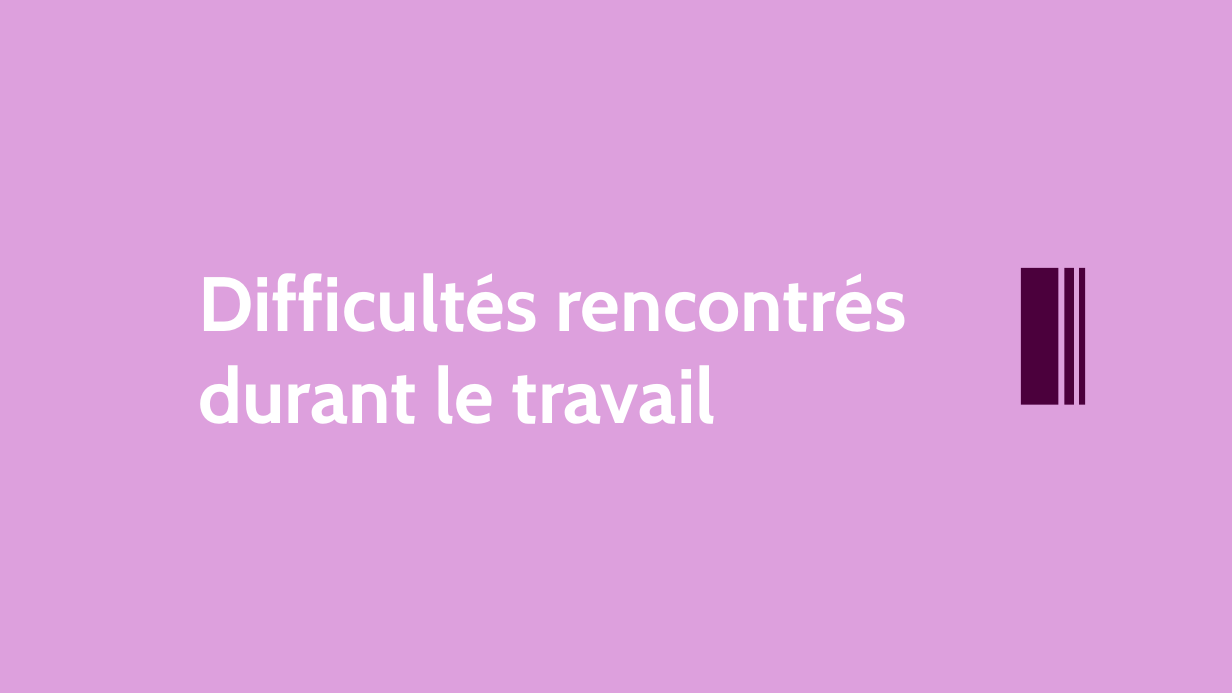
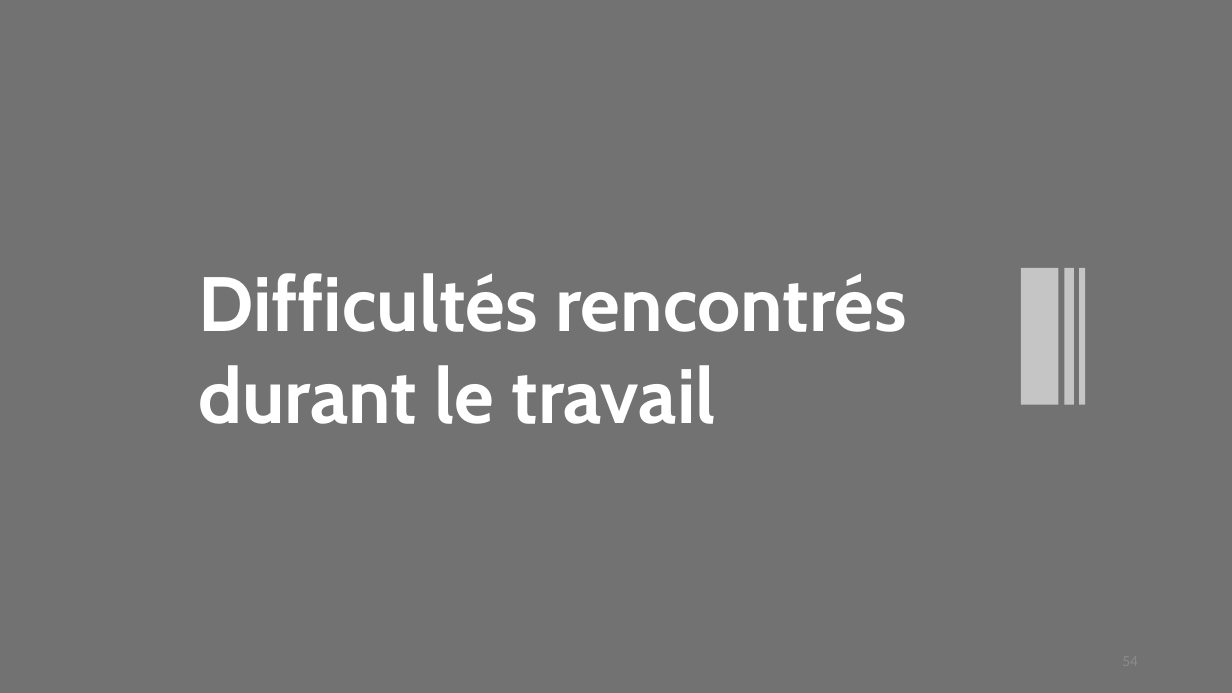
Before and after one commit to web-ai-master/academic-projects, a slide deck: slide 54 of Architecture SGBD/Project/presentation/Presentation-projet-SQLite.pptx (slide 13 before the commit). Drawn at 1232x693 pixels with LibreOffice and Linux fonts; fonts in the diff are those of the drawing. Boxes give left, top, right and bottom in pixels: in the first picture for what was removed or moved away, otherwise in the second. Text is boxed around its words. In the diff, an @@ line names an element or a change of style, - is before the commit and + after.

```diff
--- a/Architecture SGBD/Project/presentation/Presentation-projet-SQLite.pptx
+++ b/Architecture SGBD/Project/presentation/Presentation-projet-SQLite.pptx
@@ background #DDA0DD to #727272 @@
@@ fill #4B003C to #C5C5C5 in 3 elements at (1021,268,1059,405), (1065,268,1074,405), (1080,268,1086,405) @@
```
Also in this commit, not shown: 10 other slides changed, 45 slides added, 2 slides removed, 23 other files.
